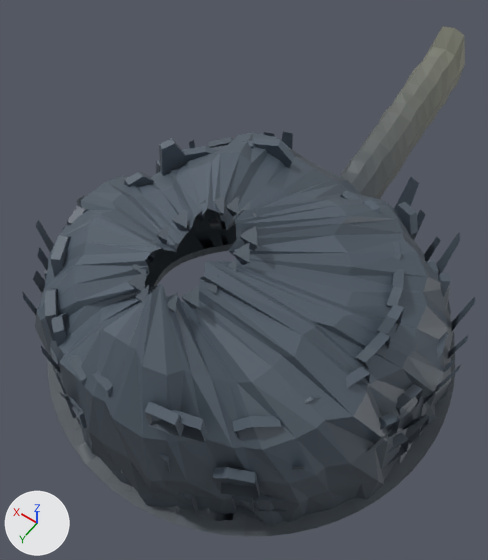
A saved change to the glTF model public/models/cavern-structure.glb.
Camera for both pictures: a 50 mm camera at (-40.7, 236.8, 68.6) aimed at (-9.2, 192.7, -0.6). The lights are fixed; the arrows at lower left show +X, +Y and +Z. The picture after the commit comes second. Objects named as collision shapes, trigger or cutter boxes, shadow casters or lower levels of detail are left out. Vertices at exactly the same position are counted once.

Names of what the first picture shows: 'CavernStructure_Rock'.
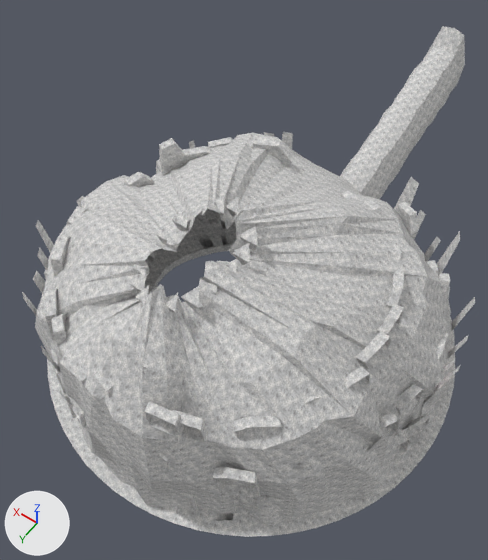
Boxes (x1, y1, x2, y2) around the edits, measured in the pictures (488 x 560 px):
'CavernStructure_Rock', recoloured, surface changed (lighter)
    both: (22, 26, 475, 537)
part 2 of me_cavern_continuous_fractured_shell, recoloured (lighter)
    both: (22, 26, 475, 537)

Edits to the bpy script that builds the scene:
```text
Add img_cavern_stone_roughness_1024:
    img_cavern_stone_roughness_1024 = load_image('Cavern stone roughness 1024', '_unpacked/Cavern_stone_roughness_1024', 1024, 1024, 'Non-Color')
Add img_cavern_stone_normal_1024:
    img_cavern_stone_normal_1024 = load_image('Cavern stone normal 1024', '_unpacked/Cavern_stone_normal_1024', 1024, 1024, 'Non-Color')
Add img_cavern_stone_colour_1024:
    img_cavern_stone_colour_1024 = load_image('Cavern stone colour 1024', '_unpacked/Cavern_stone_colour_1024', 1024, 1024, 'sRGB')
Add mat_cavern_layered_mineral_stone___2m_tile:
    mat_cavern_layered_mineral_stone___2m_tile = bpy.data.materials.new('Cavern layered mineral stone — 2m tile')
    # uses the picture img_cavern_stone_colour_1024
    # uses the picture img_cavern_stone_normal_1024
    # uses the picture img_cavern_stone_roughness_1024
Change me_cavern_continuous_fractured_shell:
    where me_cavern_continuous_fractured_shell.from_pydata(...)  # 4428 vertices, 5551 faces; spans x -39.0..15.0, y 141.0..222.0, z -9.1..19.6
    used by ob_cavernstructure_rock; location = (0.0, 0.0, 0.0)
    remove me_cavern_continuous_fractured_shell.materials.append(mat_cavernstructure_rock_colour)
    me_cavern_continuous_fractured_shell part 1: texture (UV) coordinates changed
    me_cavern_continuous_fractured_shell part 2: 5551 faces centred in x -37.3..14.3, y 141.5..221.6, z -8.6..18.3 are repainted in the vertex colours; the middle colour goes from greyish blue #4c555e to white #ffffff
    add me_cavern_continuous_fractured_shell.materials.append(mat_cavern_layered_mineral_stone___2m_tile)
```
